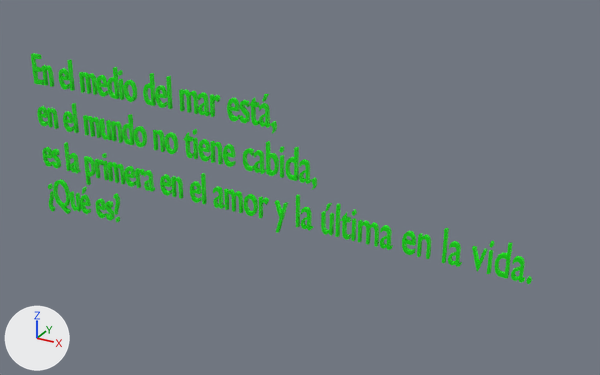
Two versions of the glTF model Acertijo1.glb, one commit apart.
Both versions are drawn from a 50 mm camera at (4.2, -6.6, 3.36) aimed at (0.42, 0.26, -0.07). Arrows for +X, +Y and +Z are at lower left; the lights stay in place. The picture after the commit comes second.

Script lines for the objects in view, before the commit:
```python
me_text_001 = bpy.data.meshes.new('Text.001')
me_text_001.from_pydata(...)  # 14746 vertices, 29254 faces; spans x -9.2..9.2, y -1.9..1.9, z 0.0
me_text_001.materials.append(mat_material_001)  # green #06e700
ob_text = bpy.data.objects.new('Text', me_text_001)
ob_text.location = (0.0, 0.0, 0.0)
ob_text.rotation_euler = (1.561, 0.0, 0.0)  # degrees (89, 0, 0)
ob_text.scale = (0.314, 0.501, 1.0)
```
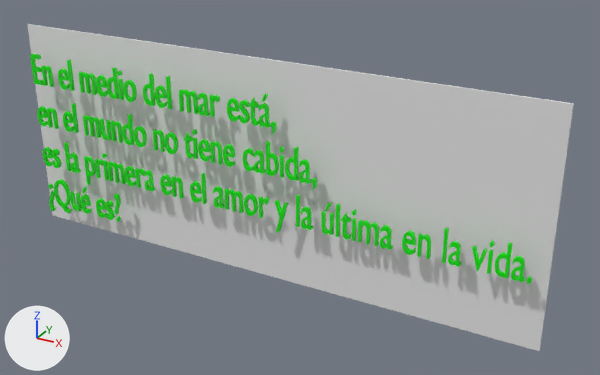
Location of each change, [x1, y1, x2, y2] in pixels of the pictures (600 x 375 px):
'Cube', added
    after: [27, 24, 574, 351]
'Text', turned
    before: [31, 53, 532, 284]
    after: [30, 54, 532, 284]

What the commit changed:
Mesh me_cube_001 is new.
It is a box spanning x -1.0..1.0, y -1.0..1.0, z -1.0..1.0.
Object 'Text' (ob_text) turns from (89, 0, 0) to (90, 0, 0) degrees about x, y and z.
Object 'Cube' (ob_cube) is new; it shows me_cube_001.
Its location is (-0.026, 0.18, 0.049).
Its rotation in degrees is (0, -180, 0).
Its scale is (-3.04, -0.0119, -1.2).
